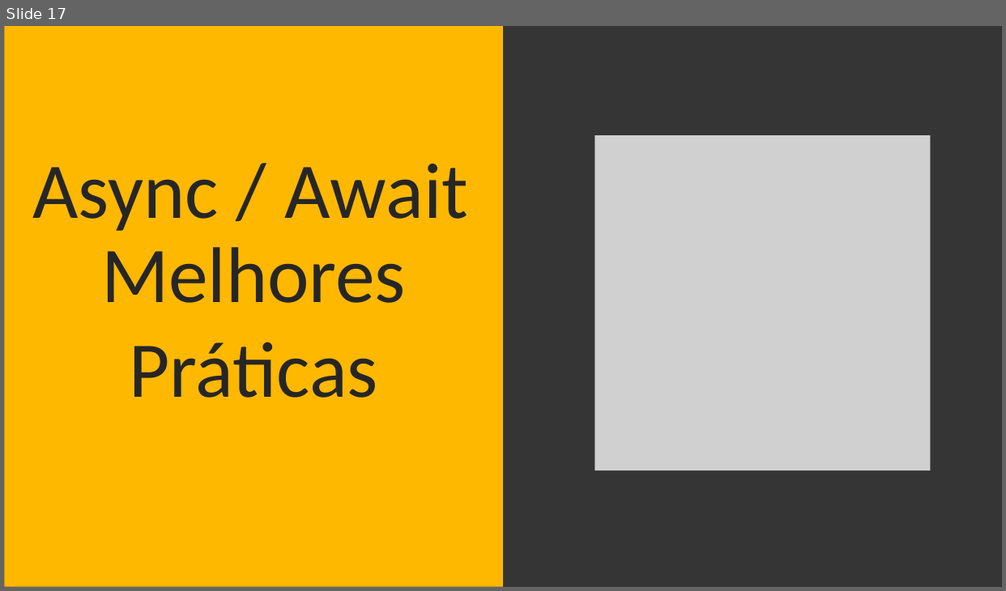
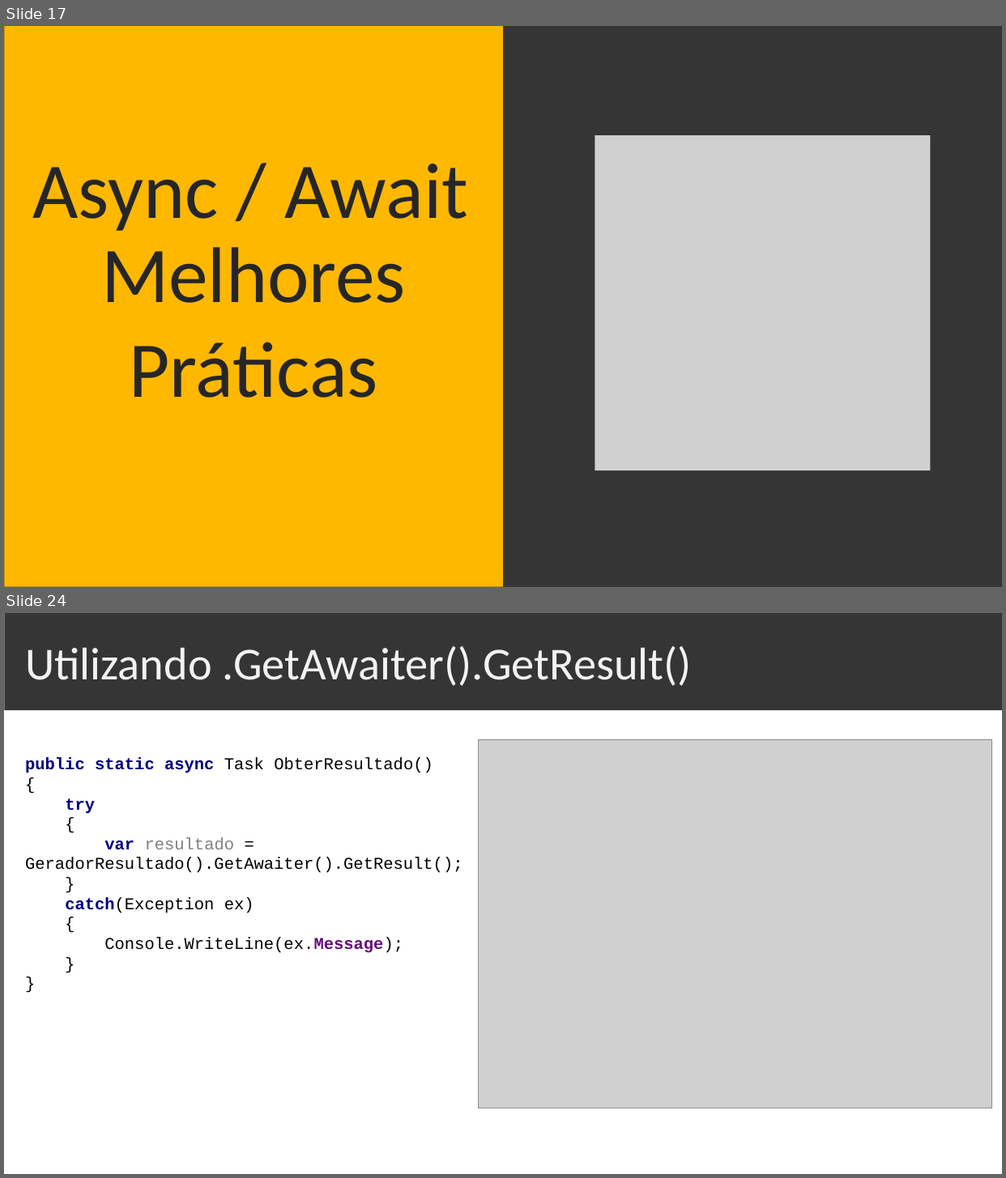
Before and after one commit to sostenes198/.NET-Estudos, a slide deck: AsyncAwait/Apresentacao-Squadra/Apresentacao-Async-Await.pptx. Shown one above the other, each under a label of ours: slide 17 before the commit, slides 17 and 24 after it; the slides between them are not shown. The pictures are 1006x591 and 1006x1178 pixels, drawn with LibreOffice and Linux fonts; fonts in the diff are those of the drawing; grey boxes stand for pictures. Boxes give left, top, right and bottom in pixels: in the first picture for what was removed or moved away, otherwise in the second. Text is boxed around its words. In the diff, an @@ line names an element or a change of style, - is before the commit and + after.

```diff
--- a/AsyncAwait/Apresentacao-Squadra/Apresentacao-Async-Await.pptx
+++ b/AsyncAwait/Apresentacao-Squadra/Apresentacao-Async-Await.pptx
@@ slide 24 added at [4, 613, 1002, 1174], background #FFFFFF @@
@@ freeform shape added at [4, 613, 1002, 710], fill #353535 @@
@@ text added at [25, 646, 692, 686], 44 pt, text #F2F2F2 @@
+Utilizando .GetAwaiter().GetResult()
@@ text added at [25, 758, 463, 953], 16 pt, text #000000 @@
+public static async Task ObterResultado()
+{
+try
+{
+var resultado = GeradorResultado().GetAwaiter().GetResult();
+}
+catch(Exception ex)
+{
+Console.WriteLine(ex.Message);
+}
+}
@@ picture added at [479, 740, 992, 1109] @@
```
Also in this commit, not shown: 4 slides changed, 22 other slides added, 1 slide removed, 10 other files.
